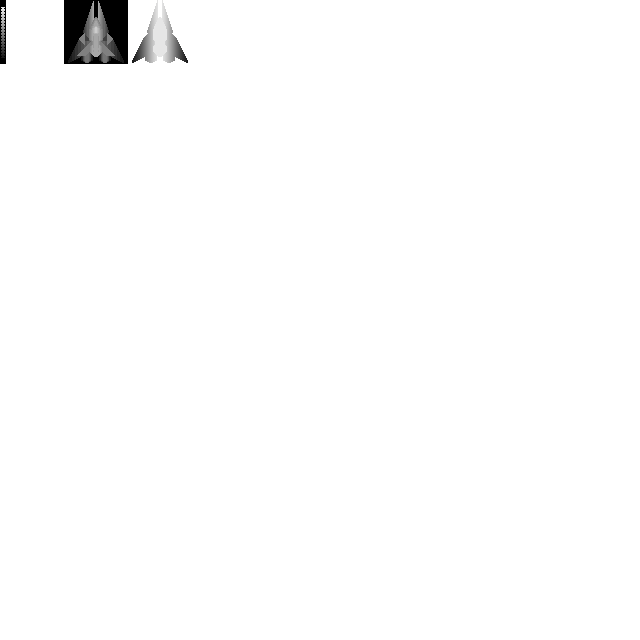
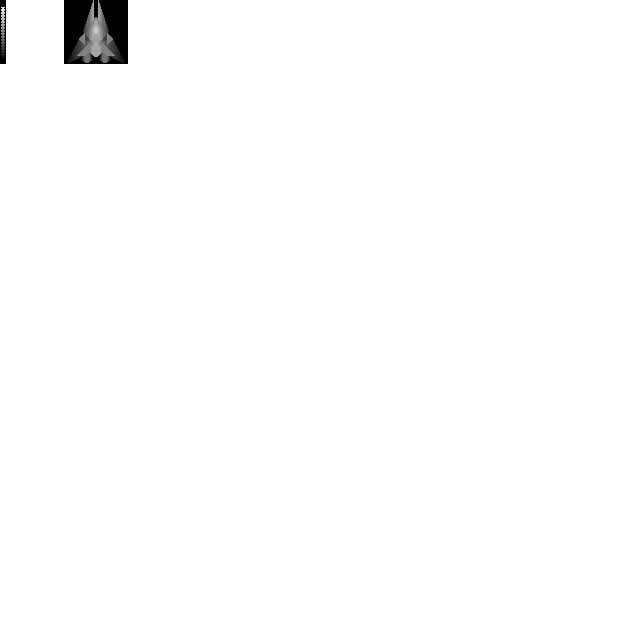
Revision of a layered 640px x 640px image; what changed, layer by layer:
painted on "Background" over [93, 0, 188, 63]
